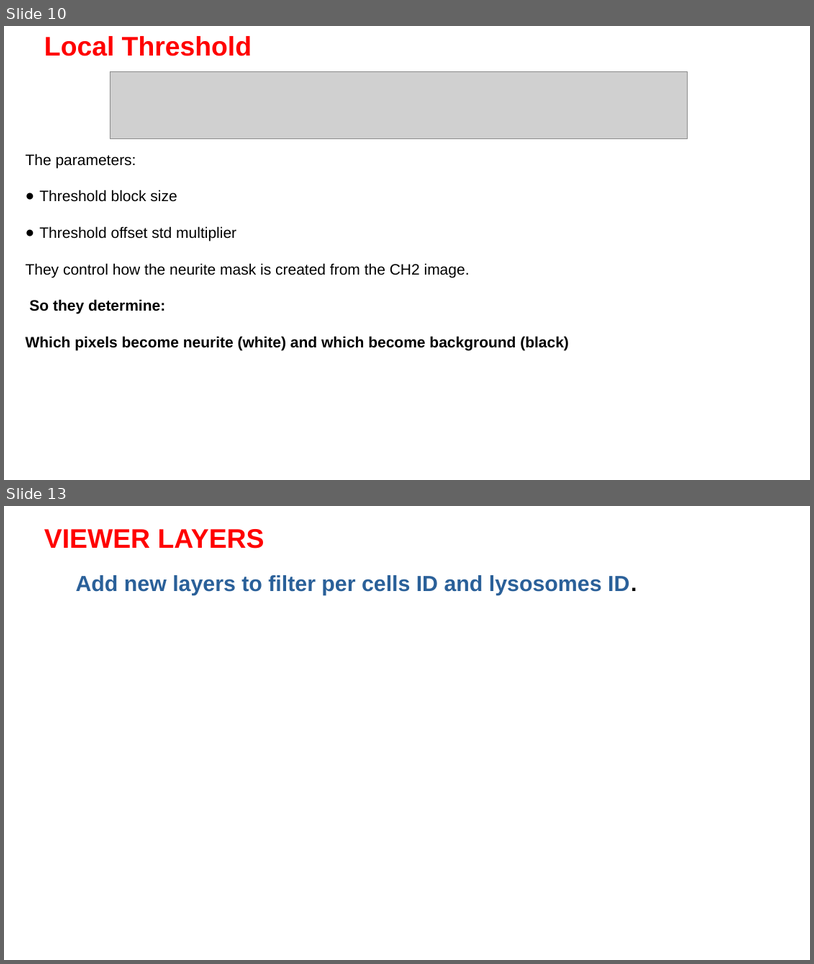
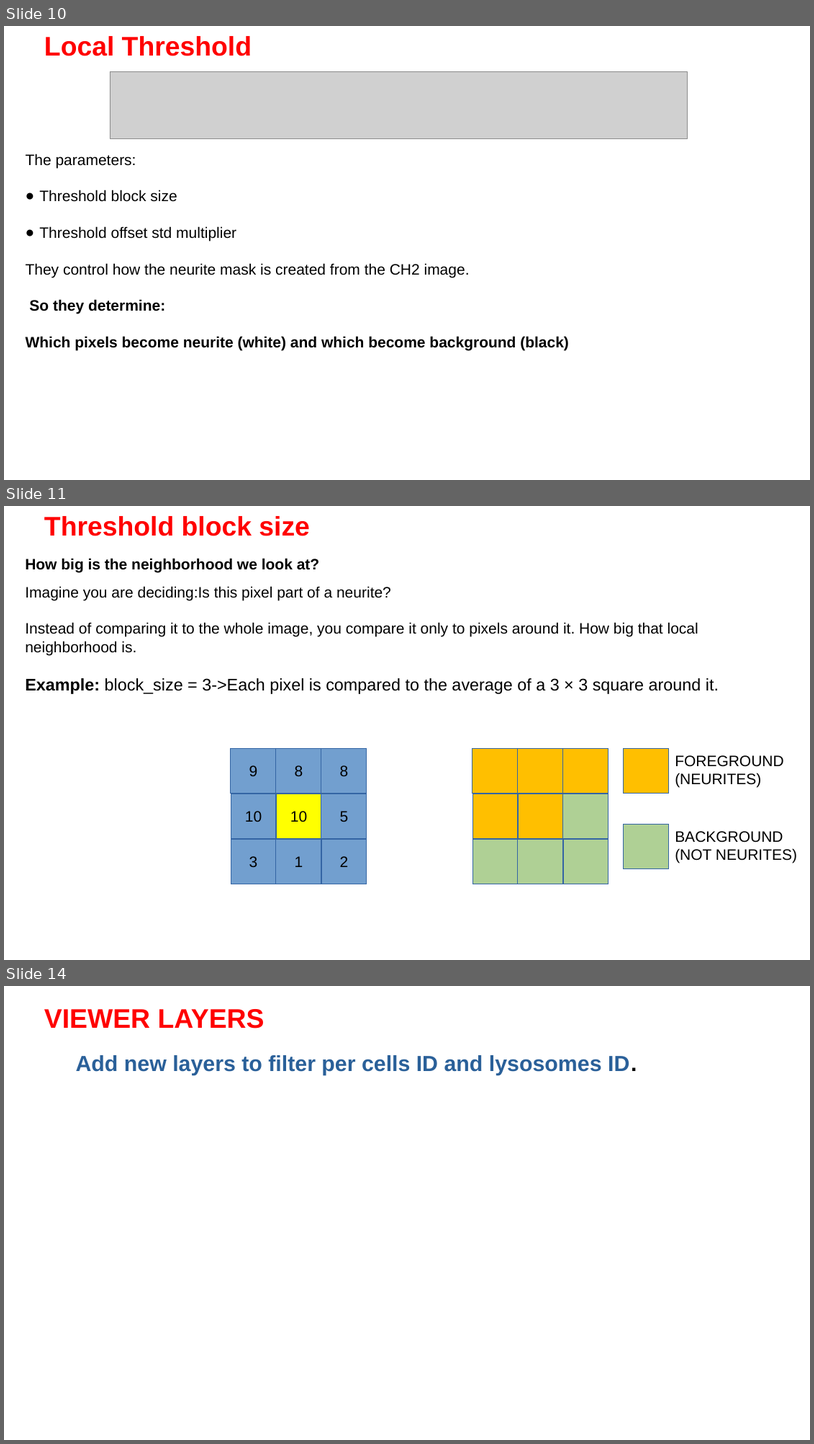
Before and after one commit to Nahuel88Ar/Lysosomes, a slide deck: UPDATE 19-2.pptx. Shown one above the other, each under a label of ours: slides 10 and 13 before the commit, slides 10, 11 and 14 after it; the slides between them are not shown. The pictures are 814x964 and 814x1444 pixels, drawn with LibreOffice and Linux fonts; fonts in the diff are those of the drawing; grey boxes stand for pictures; background and template pictures are left out. Boxes give left, top, right and bottom in pixels: in the first picture for what was removed or moved away, otherwise in the second. Text is boxed around its words. In the diff, an @@ line names an element or a change of style, - is before the commit and + after.

```diff
--- a/UPDATE 19-2.pptx
+++ b/UPDATE 19-2.pptx
@@ slide 11 added at (x1=4, y1=506, x2=810, y2=960), background picture (left out) @@
@@ text added at (x1=44, y1=516, x2=310, y2=536), 32 pt, text #FF0000, bold @@
+Threshold block size
@@ text added at (x1=25, y1=558, x2=719, y2=694), 18 pt, text #000000 @@
+How big is the neighborhood we look at?
+Imagine you are deciding:Is this pixel part of a neurite?
+Instead of comparing it to the whole image, you compare it only to pixels around it. How big that local neighborhood is.
+Example: block_size = 3->Each pixel is compared to the average of a 3 × 3 square around it.
@@ rectangle added at (x1=231, y1=748, x2=276, y2=793), fill #729FCF, outline #3465A4 0 pt, 18 pt, text #000000 @@
+9
@@ rectangle added at (x1=276, y1=748, x2=322, y2=793), fill #729FCF, outline #3465A4 0 pt, 18 pt, text #000000 @@
+8
@@ rectangle added at (x1=322, y1=748, x2=367, y2=793), fill #729FCF, outline #3465A4 0 pt, 18 pt, text #000000 @@
+8
@@ rectangle added at (x1=473, y1=748, x2=518, y2=793), fill #FFBF00, outline #3465A4 0 pt @@
@@ rectangle added at (x1=518, y1=748, x2=563, y2=793), fill #FFBF00, outline #3465A4 0 pt @@
@@ rectangle added at (x1=563, y1=748, x2=609, y2=793), fill #FFBF00, outline #3465A4 0 pt @@
@@ rectangle added at (x1=624, y1=748, x2=669, y2=793), fill #FFBF00, outline #3465A4 0 pt @@
@@ text added at (x1=675, y1=755, x2=784, y2=787), 18 pt, text #000000 @@
+FOREGROUND (NEURITES)
@@ rectangle added at (x1=231, y1=793, x2=276, y2=839), fill #729FCF, outline #3465A4 0 pt, 18 pt, text #000000 @@
+10
@@ rectangle added at (x1=276, y1=793, x2=322, y2=839), fill #FFFF00, outline #3465A4 0 pt, 18 pt, text #000000 @@
+10
@@ rectangle added at (x1=322, y1=793, x2=367, y2=839), fill #729FCF, outline #3465A4 0 pt, 18 pt, text #000000 @@
+5
@@ rectangle added at (x1=473, y1=793, x2=518, y2=839), fill #FFBF00, outline #3465A4 0 pt @@
@@ rectangle added at (x1=518, y1=793, x2=563, y2=839), fill #FFBF00, outline #3465A4 0 pt @@
@@ rectangle added at (x1=563, y1=793, x2=609, y2=839), fill #AFD095, outline #3465A4 0 pt @@
@@ rectangle added at (x1=624, y1=824, x2=669, y2=869), fill #AFD095, outline #3465A4 0 pt @@
@@ rectangle added at (x1=231, y1=839, x2=276, y2=884), fill #729FCF, outline #3465A4 0 pt, 18 pt, text #000000 @@
+3
@@ rectangle added at (x1=276, y1=839, x2=322, y2=884), fill #729FCF, outline #3465A4 0 pt, 18 pt, text #000000 @@
+1
@@ rectangle added at (x1=322, y1=839, x2=367, y2=884), fill #729FCF, outline #3465A4 0 pt, 18 pt, text #000000 @@
+2
@@ rectangle added at (x1=473, y1=839, x2=518, y2=884), fill #AFD095, outline #3465A4 0 pt @@
@@ rectangle added at (x1=518, y1=839, x2=563, y2=884), fill #AFD095, outline #3465A4 0 pt @@
@@ rectangle added at (x1=563, y1=839, x2=609, y2=884), fill #AFD095, outline #3465A4 0 pt @@
@@ text added at (x1=675, y1=831, x2=797, y2=862), 18 pt, text #000000 @@
+BACKGROUND (NOT NEURITES)
@@ what was slide 13 is now slide 14 @@
```
Also in this commit, not shown: 2 slides changed, 1 other slide added, 1 slide removed, 1 other file.
